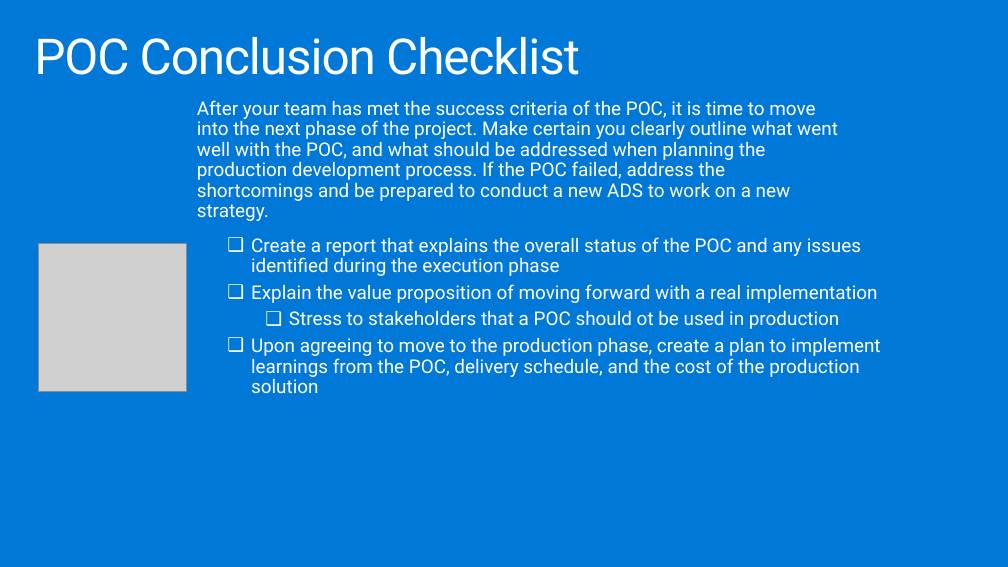
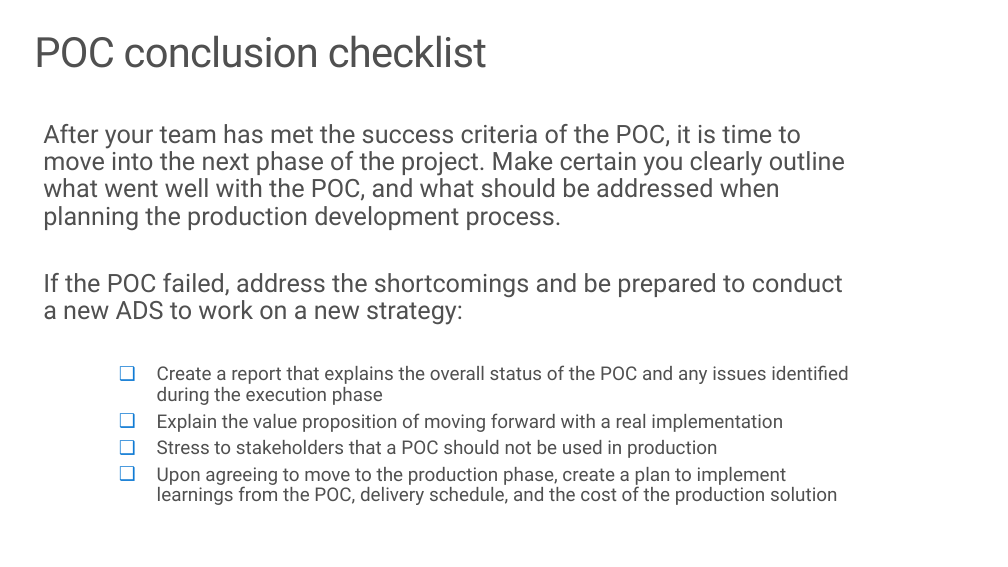
Before and after one commit to solliancenet/ica-wbs, a slide deck: slide 7 of Financial service modernization workshop/preparing-for-poc-design-success.pptx (slide 5 before the commit). Drawn at 1008x567 pixels with LibreOffice and Linux fonts; fonts in the diff are those of the drawing; grey boxes stand for pictures. Boxes give left, top, right and bottom in pixels: in the first picture for what was removed or moved away, otherwise in the second. Text is boxed around its words. In the diff, an @@ line names an element or a change of style, - is before the commit and + after.

```diff
--- a/Financial service modernization workshop/preparing-for-poc-design-success.pptx
+++ b/Financial service modernization workshop/preparing-for-poc-design-success.pptx
@@ background #0078D7 to #FFFFFF @@
@@ title at [34,35,487,68]: text changed; size 47 to 39.7 pt; text colour #FFFFFF to #505050 @@
-POC Conclusion Checklist
+POC conclusion checklist
@@ text "After your team has met ...": place and size @@
-text "After your team has met ..." at [251,237,881,394]
+text "After your team has met ..." at [43,124,849,505]
@@ text removed at [197,100,838,221] @@
-After your team has met the success criteria of the POC, it is time to move into the next phase of the project. Make certain you clearly outline what went well with the POC, and what should be addressed when planning the production development process. If the POC failed, address the shortcomings and be prepared to conduct a new ADS to work on a new strategy.
@@ text at [43,124,845,325]: paragraphs added @@
+After your team has met the success criteria of the POC, it is time to move into the next phase of the project. Make certain you clearly outline what went well with the POC, and what should be addressed when planning the production development process.
+If the POC failed, address the shortcomings and be prepared to conduct a new ADS to work on a new strategy:
@@ picture removed at [39,243,186,391] @@
@@ text at [157,365,849,505]: text colour #FFFFFF to #505050 in "Create a report that explains the overall ...", "Explain the value proposition of moving forward ...", "Upon agreeing to move to the production ..."; list level 1 to 3 in "Create a report that explains ..."; list level 1 to 3 in "Explain the value proposition of ..."; list level 1 to 3 in "Upon agreeing to move to ..." @@
@@ text at [157,440,718,458]: text changed; text colour #FFFFFF to #505050 @@
-  ❑ Stress to stakeholders that a POC should ot be used in production
+    ❑ Stress to stakeholders that a POC should not be used in production
```
Also in this commit, not shown: 5 other slides changed, 3 slides added, 4 other files.
